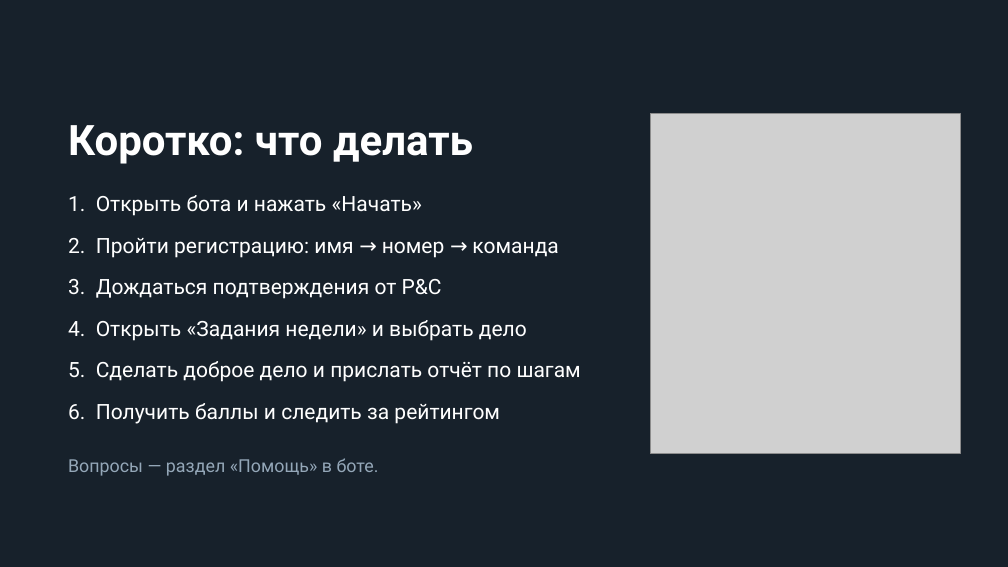
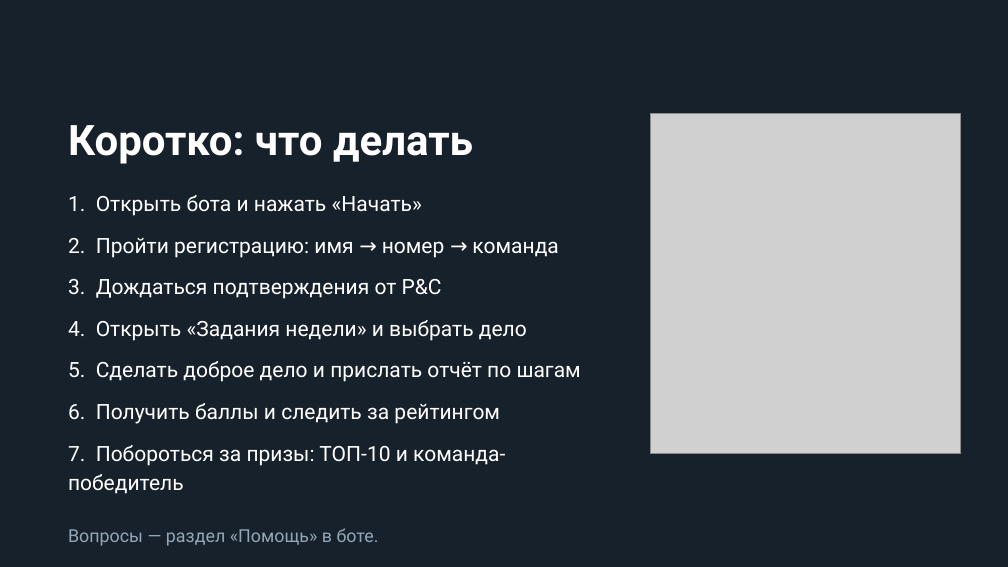
Before and after one commit to ekzotik-inc/we_grow_dobro, a slide deck: slide 11 of data/Марафон_добрых_дел_для_участников.pptx (slide 10 before the commit). Drawn at 1008x567 pixels with LibreOffice and Linux fonts; fonts in the diff are those of the drawing; grey boxes stand for pictures. Boxes give left, top, right and bottom in pixels: in the first picture for what was removed or moved away, otherwise in the second. Text is boxed around its words. In the diff, an @@ line names an element or a change of style, - is before the commit and + after.

```diff
--- a/data/Марафон_добрых_дел_для_участников.pptx
+++ b/data/Марафон_добрых_дел_для_участников.pptx
@@ text at (68,445,505,494): paragraph added @@
+7. Побороться за призы: ТОП-10 и команда-победитель
```
Also in this commit, not shown: 1 slide added, 6 other files.
